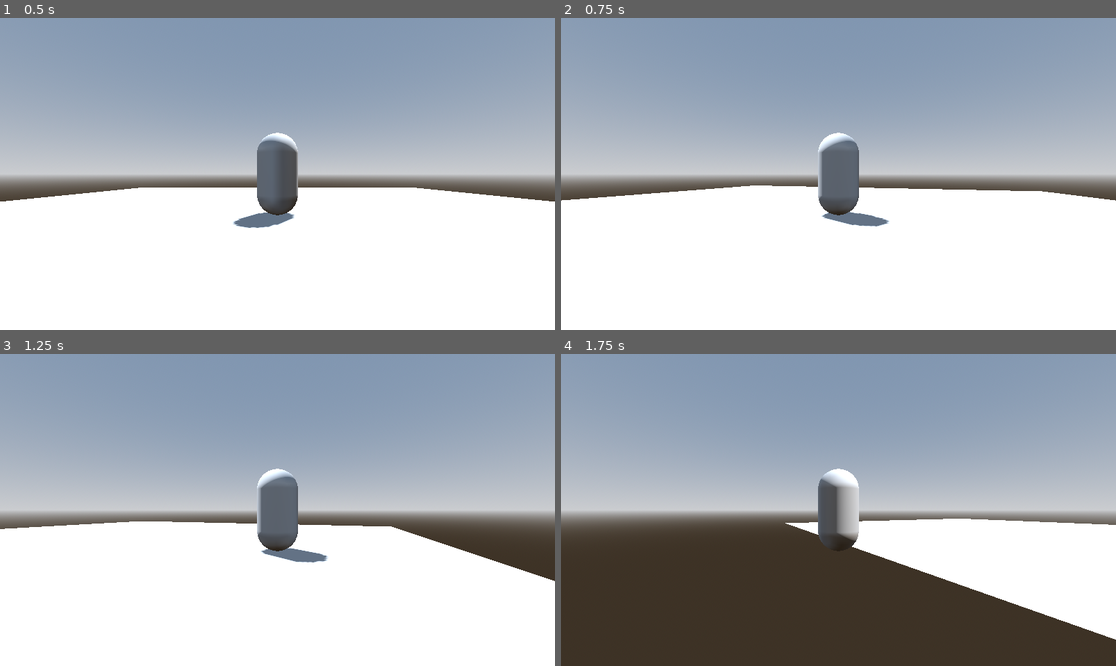
Above: before the commit, frames 1-4 (two rows, left to right).
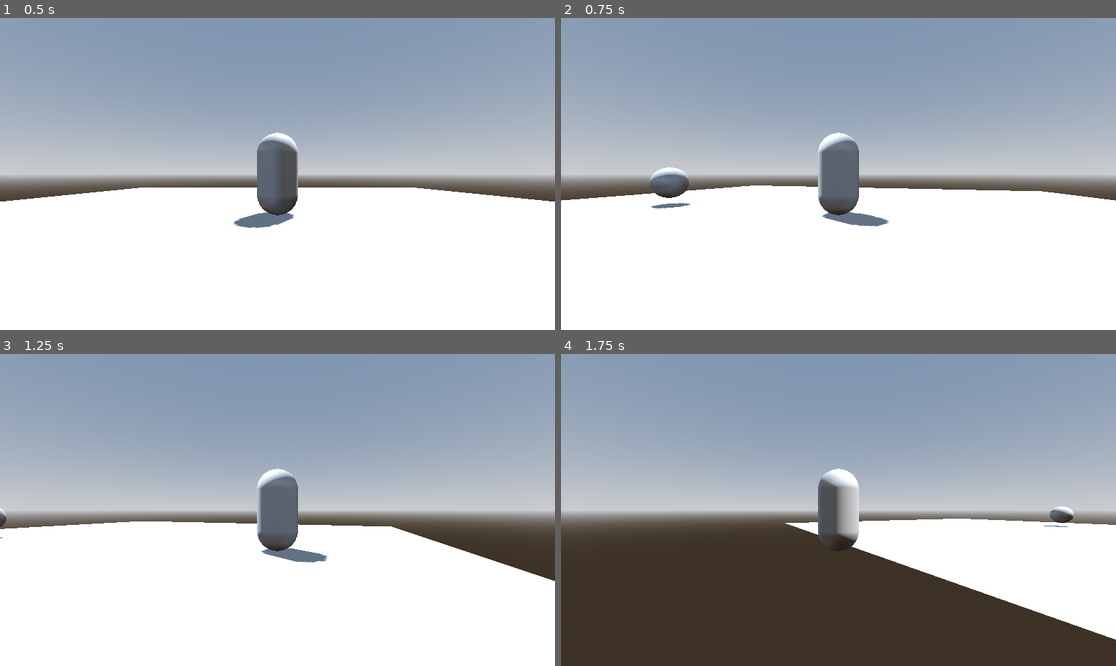
Above: after the commit, the same moments.

Repository: rCotche/kenneyjam25
Game: Godot game, scene res://scenes/naze_land.tscn
Two runs of this game, one before a commit and one after it. Both use one fixed random seed, a clock stepped at 60 frames per second and the inputs below.
Inputs (mouse positions are in pixels of both pictures, inside the frame that each line leads up to):
- Up to frame 1 (0.5 s): no input
- Up to frame 2 (0.75 s): tap Enter at 0.5 s; move the mouse to (960, 158) at 0.52 s; hold Right (droite) from 0.53 s (still down); tap Down (reculer) at 0.6 s
- Up to frame 3 (1.25 s): keep holding Right (droite)
- Up to frame 4 (1.75 s): move the mouse to (727, 525) at 1.27 s; release Right (droite) at 1.28 s; hold Left (gauche) from 1.28 s (still down); tap Down (reculer) at 1.35 s

Frame 1 is identical in both runs. In frame 2, 0.5% of the frame differs, in the area x 16-24%, y 47-62%; in frame 3, less than 0.1%; in frame 4, 0.2%.

Commit message:
to fix collision power up, building scene created

Diff:
--- a/project.godot
+++ b/project.godot
@@ -46,11 +46,16 @@
 "events": [Object(InputEventKey,"resource_local_to_scene":false,"resource_name":"","device":-1,"window_id":0,"alt_press …(191 unchanged characters)…
 ]
 }
+interact={
+"deadzone": 0.2,
+"events": [Object(InputEventKey,"resource_local_to_scene":false,"resource_name":"","device":-1,"window_id":0,"alt_pressed":false,"shift_pressed":false,"ctrl_pressed":false,"meta_pressed":false,"pressed":false,"keycode":0,"physical_keycode":81,"key_label":0,"unicode":97,"location":0,"echo":false,"script":null)
+]
+}
 
 [layer_names]
 
 3d_physics/layer_1="player"
-3d_physics/layer_2="object"
+3d_physics/layer_2="power_up"
 3d_physics/layer_3="environnement"
 3d_physics/layer_4="npc"
 
--- /dev/null
+++ b/scenes/building.tscn
@@ -0,0 +1,9 @@
+[gd_scene format=3 uid="uid://d2kw5mxvfhaic"]
+
+[node name="Building" type="StaticBody3D"]
+collision_layer = 4
+collision_mask = 15
+
+[node name="MeshInstance3D" type="MeshInstance3D" parent="."]
+
+[node name="CollisionShape3D" type="CollisionShape3D" parent="."]
--- a/scenes/level.tscn
+++ b/scenes/level.tscn
@@ -29,4 +29,6 @@
 
 [node name="Environnement" type="Node" parent="."]
 
+[node name="PowerUps" type="Node" parent="."]
+
 [node name="Timer" type="Node" parent="."]
--- a/scenes/naze.tscn
+++ b/scenes/naze.tscn
@@ -5,6 +5,8 @@
 [sub_resource type="WorldBoundaryShape3D" id="WorldBoundaryShape3D_7sg8a"]
 
 [node name="Naze" type="StaticBody3D"]
+collision_layer = 4
+collision_mask = 15
 
 [node name="MeshInstance3D" type="MeshInstance3D" parent="."]
 transform = Transform3D(10, 0, 0, 0, 10, 0, 0, 0, 10, 0, 0, 0)
--- a/scenes/naze_land.tscn
+++ b/scenes/naze_land.tscn
@@ -1,7 +1,8 @@
-[gd_scene load_steps=3 format=3 uid="uid://d2ttfyfi7f3n2"]
+[gd_scene load_steps=4 format=3 uid="uid://d2ttfyfi7f3n2"]
 
 [ext_resource type="PackedScene" uid="uid://d21yl1eqv3tgd" path="res://scenes/level.tscn" id="1_8ulfr"]
 [ext_resource type="PackedScene" uid="uid://b5jvkrfm3dnxi" path="res://scenes/naze.tscn" id="2_syktq"]
+[ext_resource type="PackedScene" uid="uid://d07f1p4lp47vv" path="res://scenes/power_up.tscn" id="3_ilrx2"]
 
 [node name="Level" instance=ExtResource("1_8ulfr")]
 
@@ -9,3 +10,11 @@
 transform = Transform3D(1, 0, 0, 0, 1, 0, 0, 0, 1, 0, 1, 0)
 
 [node name="Naze" parent="Environnement" index="0" instance=ExtResource("2_syktq")]
+
+[node name="PowerUp" parent="PowerUps" index="0" instance=ExtResource("3_ilrx2")]
+transform = Transform3D(1, 0, 0, 0, 1, 0, 0, 0, 1, 0, 0.715872, -5)
+
+[node name="GameTimer" type="Timer" parent="Timer" index="0"]
+wait_time = 180.0
+one_shot = true
+autostart = true
--- /dev/null
+++ b/scenes/power_up.gd
@@ -0,0 +1,22 @@
+extends Area3D
+
+var rotation_speed: int = 5
+#power up type
+var available_options := ['heal', 'damage']
+#randomize power up
+var type = available_options[randi()%len(available_options)]
+
+func _process(delta: float) -> void:
+	#to fix
+	#rotation += rotation_speed * delta
+	pass
+
+func _on_area_entered(area: Area3D) -> void:
+	#ui appear
+	print("pick up")
+	#queue_free()
+
+
+func _on_area_exited(area: Area3D) -> void:
+	#ui disappear
+	print("nope")
--- /dev/null
+++ b/scenes/power_up.tscn
@@ -0,0 +1,21 @@
+[gd_scene load_steps=4 format=3 uid="uid://d07f1p4lp47vv"]
+
+[ext_resource type="Script" uid="uid://lnah87eqcg4c" path="res://scenes/power_up.gd" id="1_j7my0"]
+
+[sub_resource type="SphereMesh" id="SphereMesh_a6us8"]
+
+[sub_resource type="SphereShape3D" id="SphereShape3D_j7my0"]
+radius = 1.0
+
+[node name="PowerUp" type="Area3D"]
+collision_layer = 2
+script = ExtResource("1_j7my0")
+
+[node name="MeshInstance3D" type="MeshInstance3D" parent="."]
+mesh = SubResource("SphereMesh_a6us8")
+
+[node name="CollisionShape3D" type="CollisionShape3D" parent="."]
+shape = SubResource("SphereShape3D_j7my0")
+
+[connection signal="area_entered" from="." to="." method="_on_area_entered"]
+[connection signal="area_exited" from="." to="." method="_on_area_exited"]
Not shown, added: scenes/power_up.gd.uid
